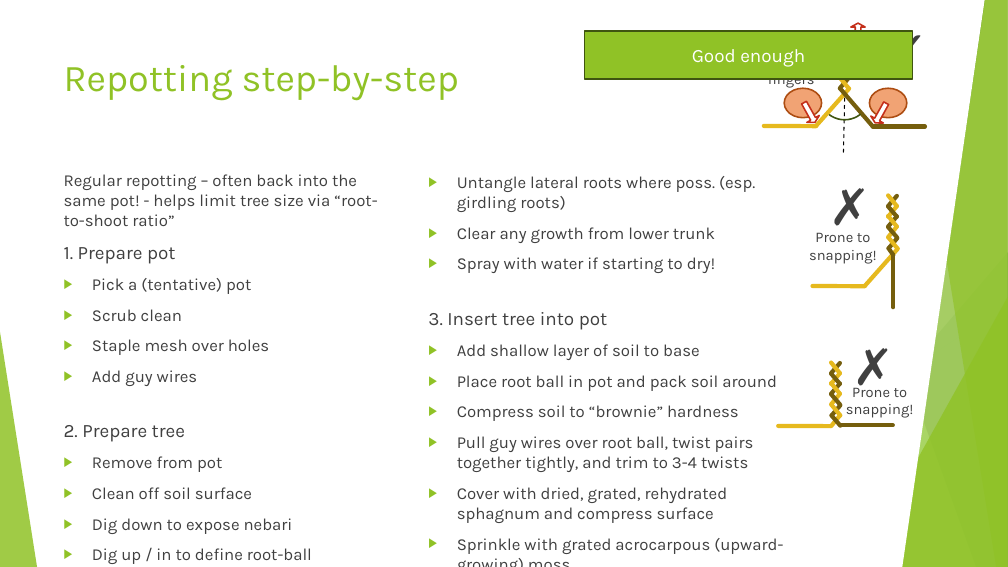
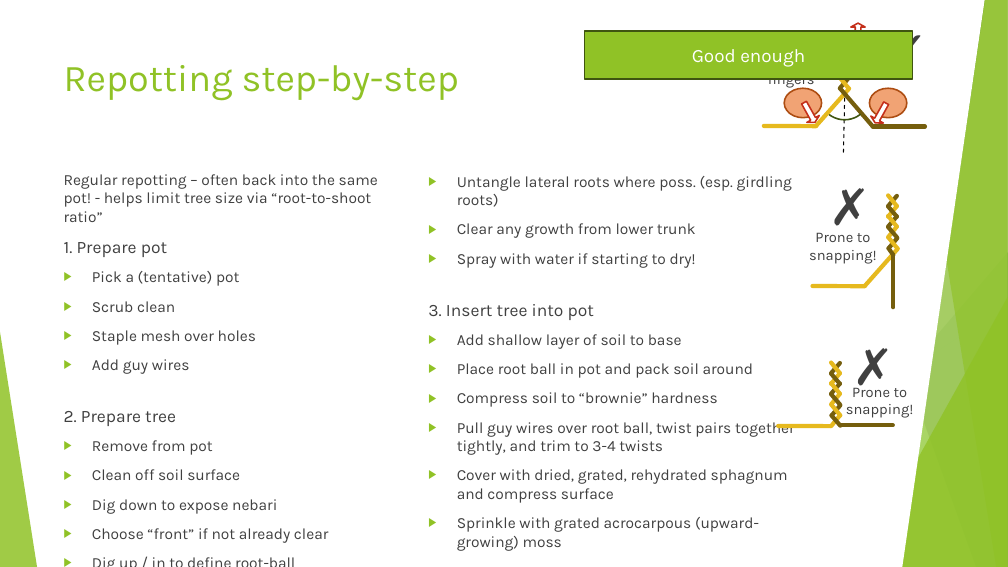
Before and after one commit to AlexLabram/Bonsai, a slide deck: slide 37 of Courseware/Bonsai On A Budget (running).pptx. Drawn at 1008x567 pixels with LibreOffice and Linux fonts; fonts in the diff are those of the drawing. Boxes give left, top, right and bottom in pixels: in the first picture for what was removed or moved away, otherwise in the second. Text is boxed around its words. In the diff, an @@ line names an element or a change of style, - is before the commit and + after.

Commit message:
Minor wording changes throughout

```diff
--- a/Courseware/Bonsai On A Budget (running).pptx
+++ b/Courseware/Bonsai On A Budget (running).pptx
@@ text at [64,174,378,514]: size 16 to 14.8 pt in "Regular repotting – often back into the ...", "Pick a (tentative) pot", "Scrub clean", "Staple mesh over holes" and 5 more places; size 18 to 16.6 pt in "1. Prepare pot", "2. Prepare tree" @@
@@ text "Untangle lateral roots where poss. ..." at [428,176,795,551]: size 16 to 14.8 pt; size 18 to 16.6 pt in "3. Insert tree into pot" @@
@@ text at [92,528,328,543]: paragraph added @@
+▶ Choose “front” if not already clear
```
Also in this commit, not shown: 6 other slides changed.
